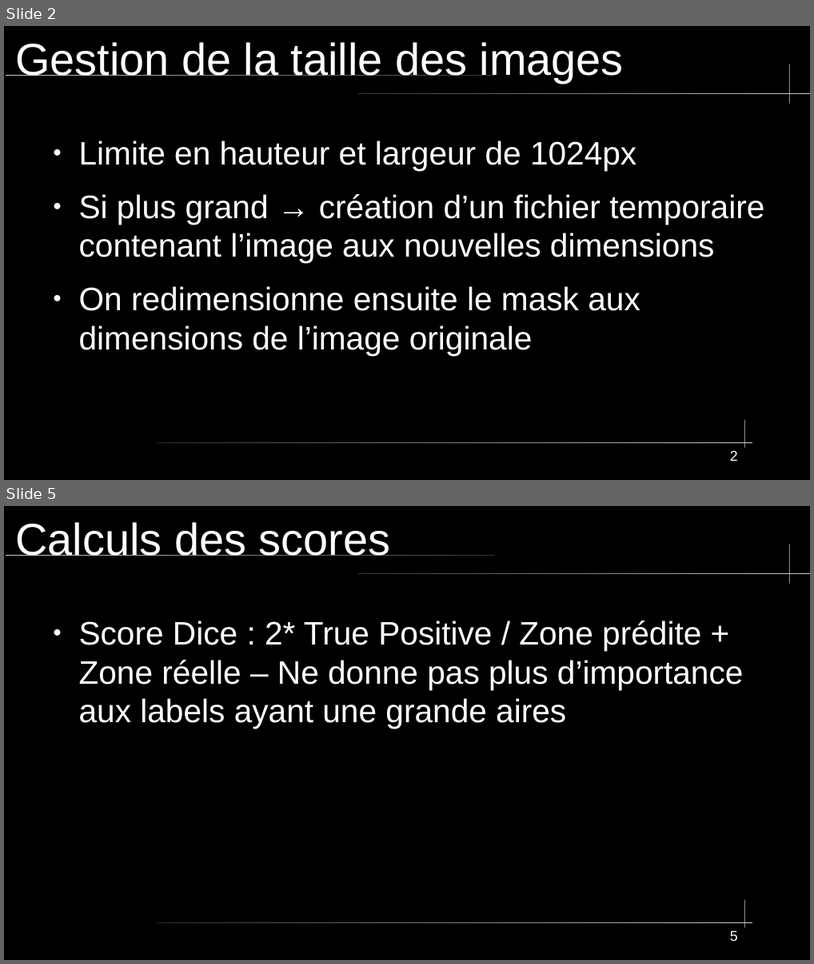
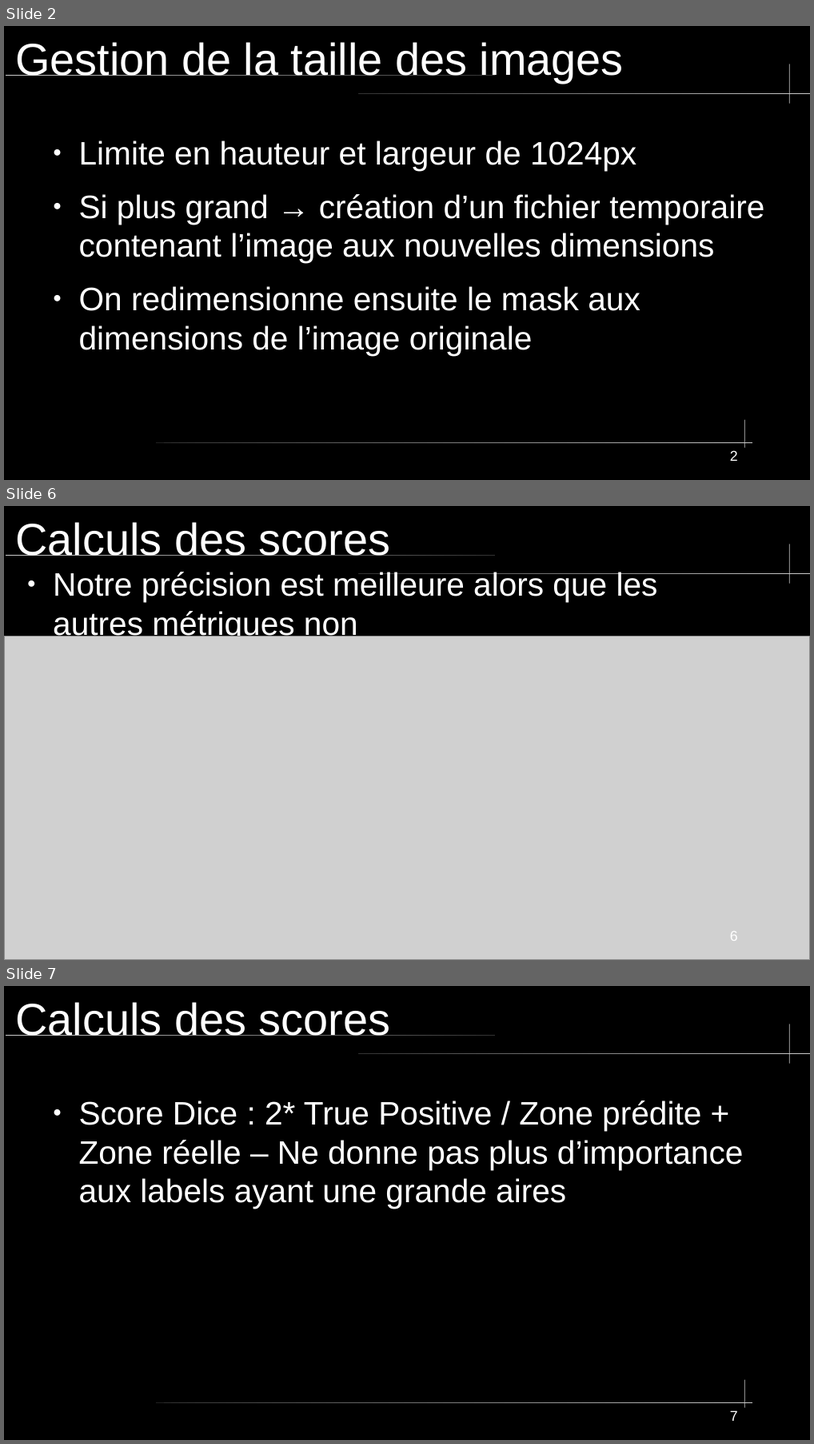
Before and after one commit to Apinsun/Projet2, a slide deck: Sans nom 1presentation.odp. Shown one above the other, each under a label of ours: slides 2 and 5 before the commit, slides 2, 6 and 7 after it; the slides between them are not shown. The pictures are 814x964 and 814x1444 pixels, drawn with LibreOffice and Linux fonts; fonts in the diff are those of the drawing; grey boxes stand for pictures. Boxes give left, top, right and bottom in pixels: in the first picture for what was removed or moved away, otherwise in the second. Text is boxed around its words. In the diff, an @@ line names an element or a change of style, - is before the commit and + after.

Commit message:
ajout des classes manquantes de notre prédiction dans la légende + on continue la présentation

```diff
--- a/Sans nom 1presentation.odp
+++ b/Sans nom 1presentation.odp
@@ slide 6 added at <box>4,506,810,960</box>, background #000000; not listed: 3 template elements that a slide beside it also shows @@
@@ title added at <box>15,522,391,556</box>, 44 pt, text #FFFFFF @@
+Calculs des scores
@@ text added at <box>53,572,658,641</box>, 32 pt, text #FFFFFF @@
+● Notre précision est meilleure alors que les autres métriques non
@@ picture added at <box>4,636,810,960</box> @@
@@ page number added at <box>730,931,738,940</box>, 14 pt, text #FFFFFF @@
+6
@@ what was slide 5 is now slide 7 @@
@@ page number at <box>730,1410,738,1420</box>: text changed @@
-5
+7
```
Also in this commit, not shown: 6 slides changed, 3 other slides added, 3 other files.
